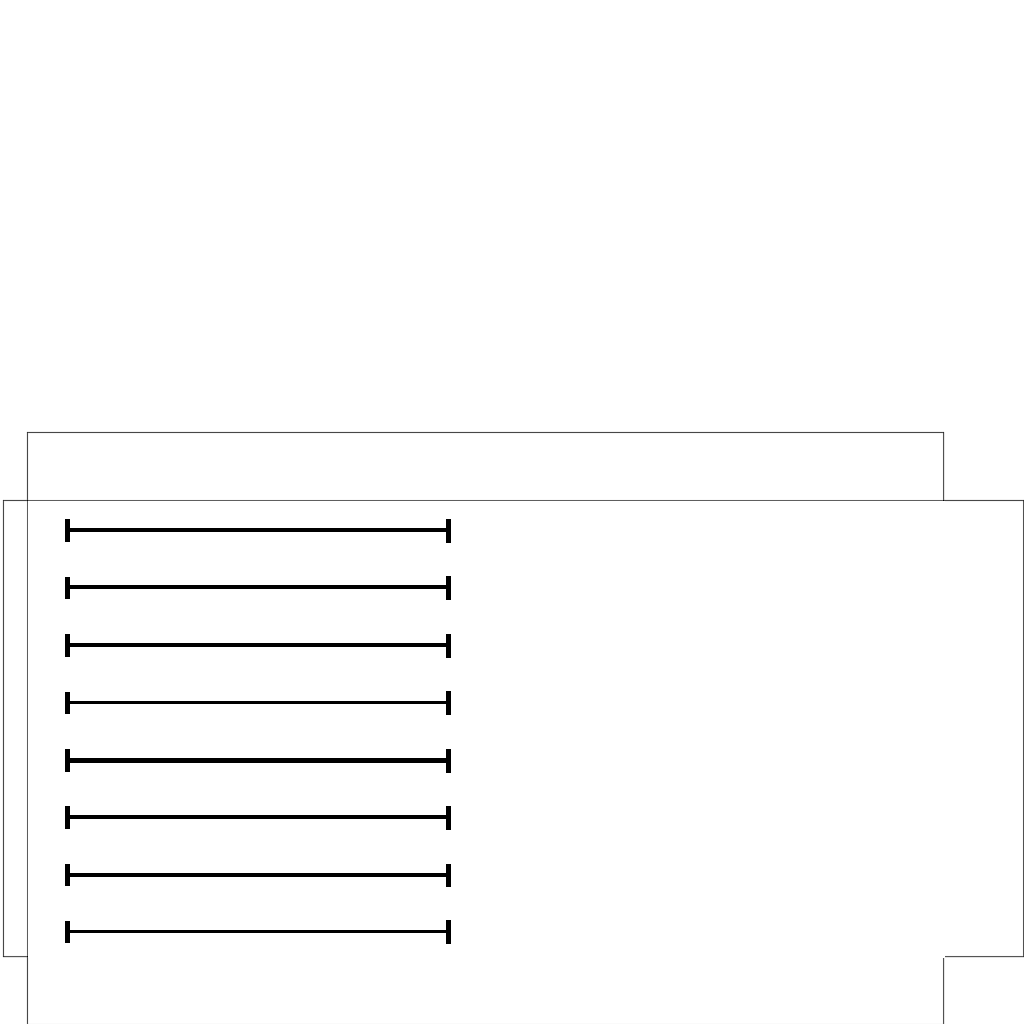
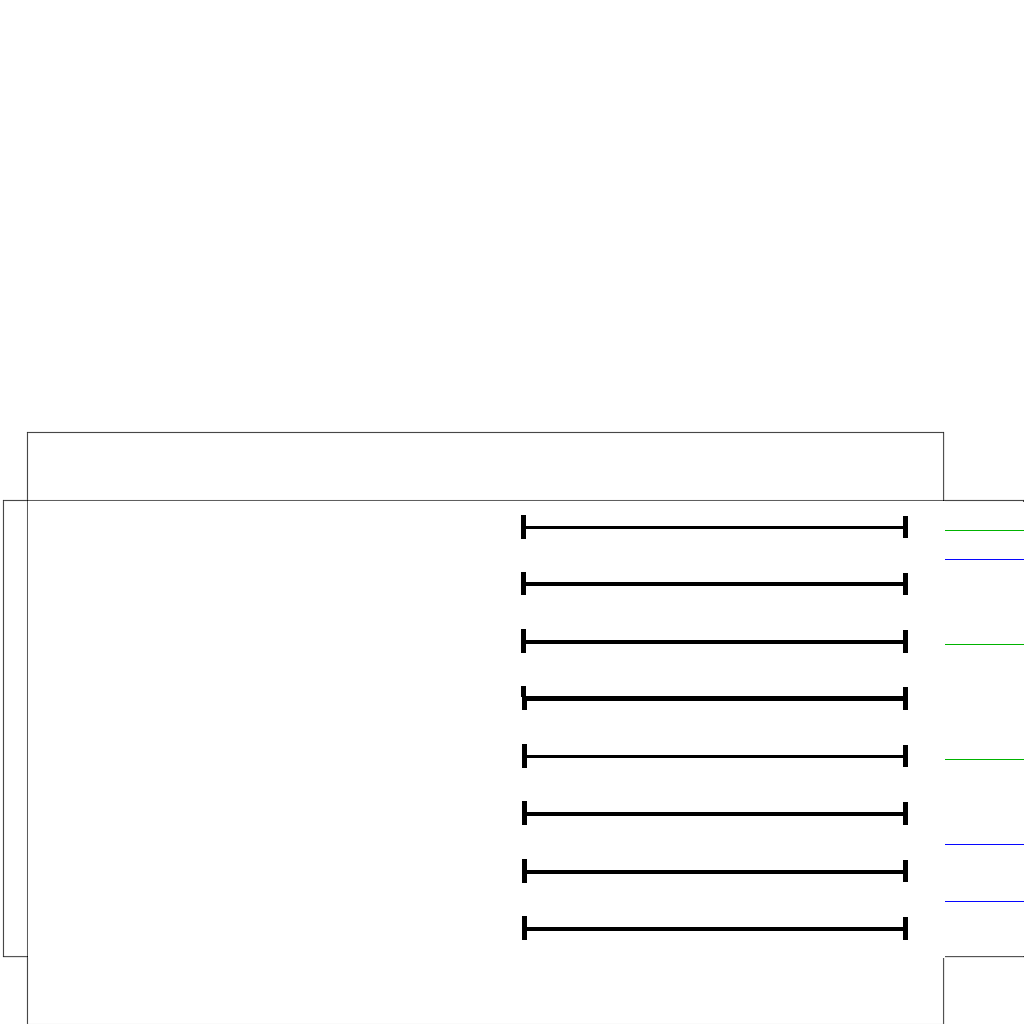
The second 1024×1024 image is a revision of the first. Changes to its layers:
added layer "Pasted Layer" above "Guides" over (x1=945, y1=502, x2=1024, y2=956)
painted on "Guides" over (x1=65, y1=515, x2=908, y2=944)
